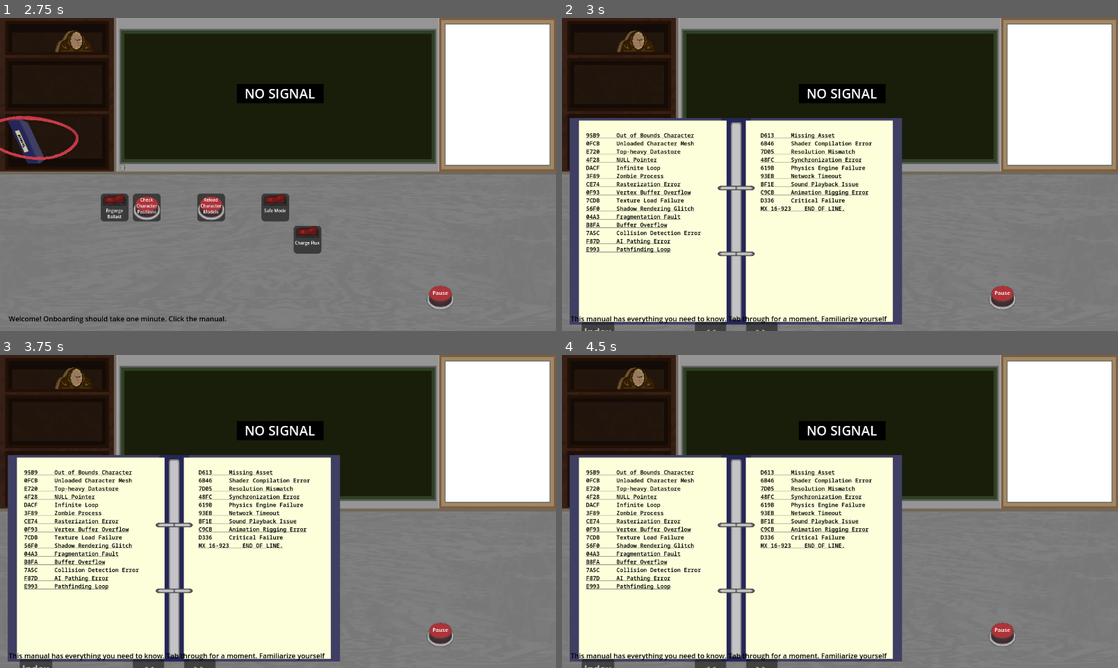
Above: before the commit, frames 1-4 (two rows, left to right).
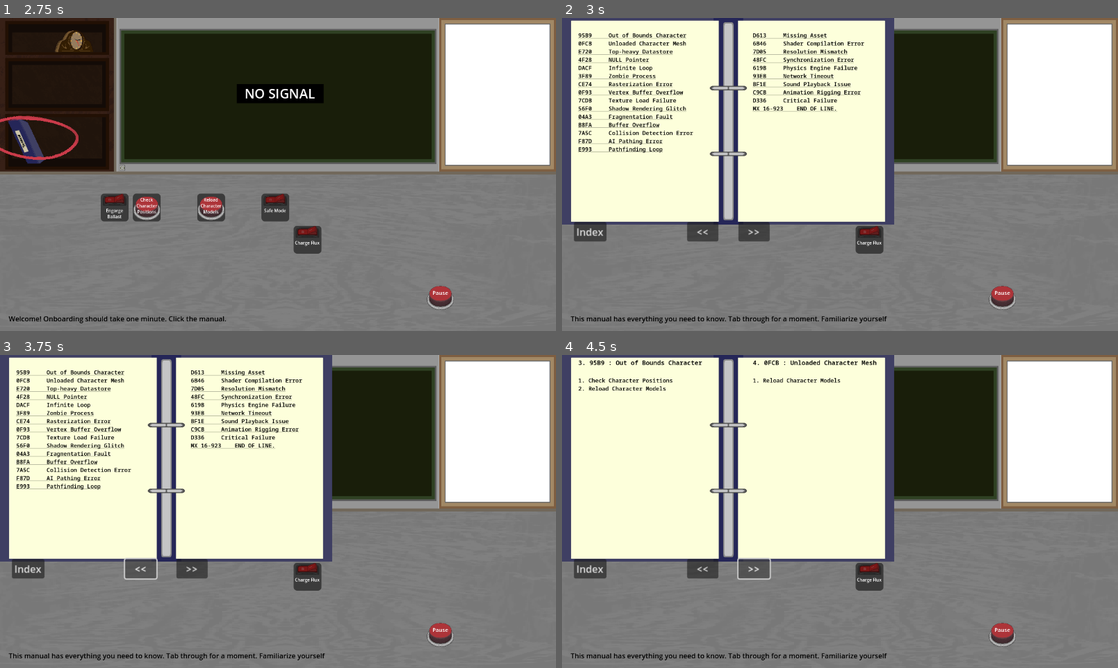
Above: after the commit, the same moments.

Repository: Carth501/team-ferret
Game: Godot game, scene res://scenes/main_menu.tscn
Two runs of this game, one before a commit and one after it. Both use one fixed random seed, a clock stepped at 60 frames per second and the inputs below. Sound files missing from this copy of the repository are replaced by a short silence.
Inputs (mouse positions are in pixels of both pictures, inside the frame that each line leads up to):
- Up to frame 1 (2.75 s): click "NEW GAME" at 0.5 s; click "CONTINUE" at 1.25 s; click (144, 208) at 2.02 s
- Up to frame 2 (3 s): click (589, 140) at 2.75 s
- Up to frame 3 (3.75 s): click (139, 567) at 3.5 s, where only the run after the commit has a clickable "<<"
- Up to frame 4 (4.5 s): click (756, 567) at 4.25 s, where only the run after the commit has a clickable ">>"

Frame 1 is identical in both runs. In frame 2, 46% of the frame differs, in the area x 0-62%, y 0-100%; in frame 3, 46%; in frame 4, 46%.

Commit message:
limit manual to screen space

Diff:
--- a/scenes/manual.tscn
+++ b/scenes/manual.tscn
@@ -2,8 +2,6 @@
 
 [ext_resource type="Script" path="res://scripts/manual.gd" id="1_u3mp4"]
 [ext_resource type="Texture2D" uid="uid://bef45dhaqpaha" path="res://assets/images/cubicle/Shareholders Manual Shelf.png" id="2_d8a8w"]
-[ext_resource type="Script" path="res://scripts/manual_panel.gd" id="2_vupmp"]
-[ext_resource type="Script" path="res://scripts/click_player.gd" id="3_rck42"]
 [ext_resource type="PackedScene" uid="uid://byo2ynlmm7spw" path="res://scenes/manual_book.tscn" id="5_8tfrf"]
 
 [sub_resource type="StyleBoxEmpty" id="StyleBoxEmpty_iiu62"]
@@ -42,6 +40,7 @@
 
 [node name="manual_book" parent="." instance=ExtResource("5_8tfrf")]
 visible = false
+top_level = true
 
 [connection signal="pressed" from="toggle button" to="." method="toggle_manual_popup"]
 [connection signal="next_page" from="manual_book" to="." method="next_page"]
--- a/scripts/manual_book.gd
+++ b/scripts/manual_book.gd
@@ -15,6 +15,7 @@
 var initial_position: Vector2
 var mouse_over: bool = false
 var holding: bool = false
+var in_window: bool = true
 
 func _on_gui_input(event):
 	if(event is InputEventMouseButton):
@@ -25,9 +26,15 @@
 		else:
 			holding = false
 	elif(event is InputEventMouseMotion):
-		if(holding):
+		if(holding && in_window):
 			var delta_position = get_viewport().get_mouse_position() - drag_offset
 			position = initial_position + delta_position
+
+func _notification(what):
+	if what == NOTIFICATION_WM_MOUSE_ENTER:
+		in_window = true
+	elif what == NOTIFICATION_WM_MOUSE_EXIT:
+		in_window = false
 
 func _on_mouse_entered():
 	mouse_over = true
